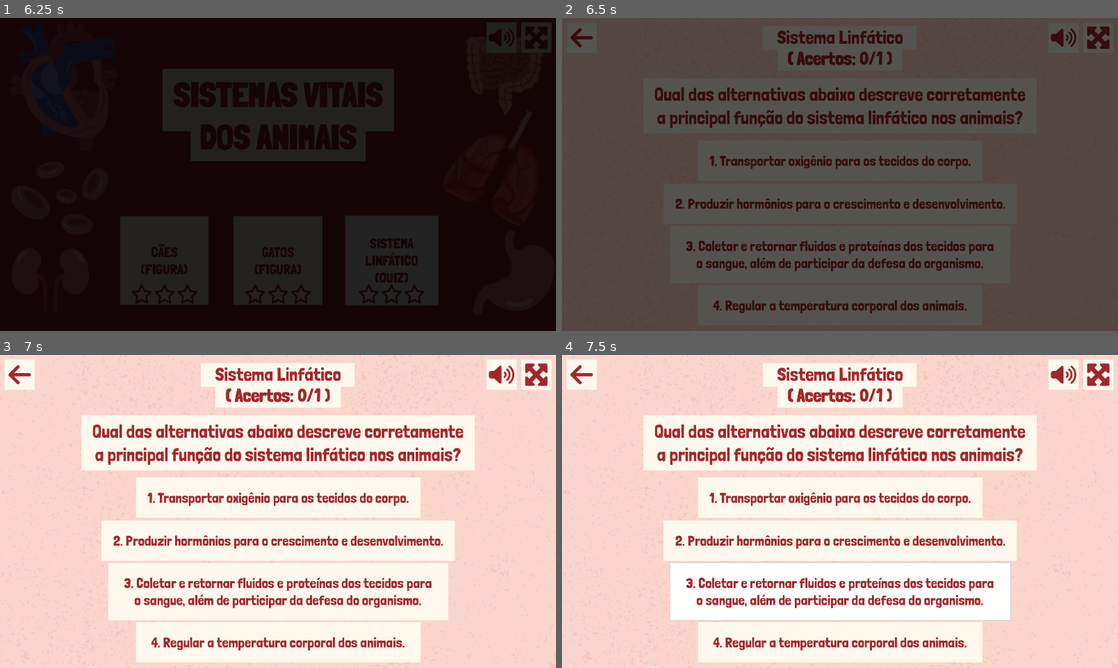
Above: before the commit, frames 1-4 (two rows, left to right).
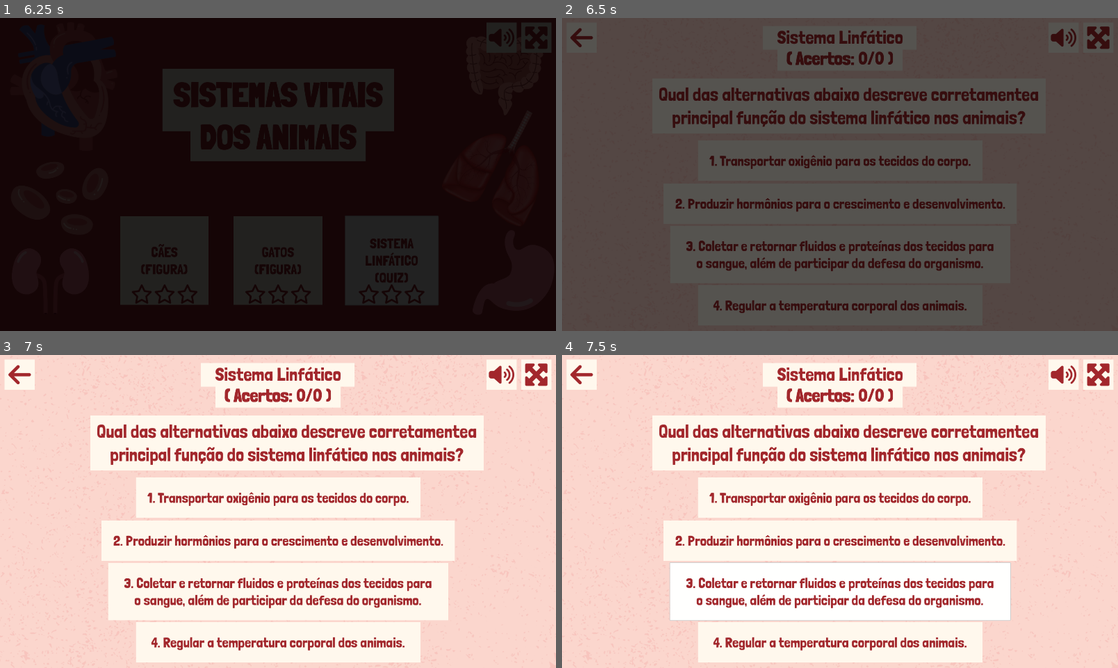
Above: after the commit, the same moments.

Repository: telmotrooper/vet-game
Game: Godot game, scene res://main.tscn
Two runs of this game, one before a commit and one after it. Both use one fixed random seed, a clock stepped at 60 frames per second and the inputs below.
Inputs (mouse positions are in pixels of both pictures, inside the frame that each line leads up to):
- Up to frame 1 (6.25 s): tap Enter at 0.5 s; click (533, 36) at 1.25 s; click "CÃES (FIGURA)" at 2 s; click (533, 36) at 2.75 s; click (533, 36) at 3.5 s; click (22, 36) at 4.25 s; click "GATOS (FIGURA)" at 5 s; click "SISTEMA LINFÁTICO (QUIZ)" at 5.75 s
- Up to frame 2 (6.5 s): no input
- Up to frame 3 (7 s): click "1. Transportar oxigênio para …" at 6.5 s
- Up to frame 4 (7.5 s): click "3. Coletar e retornar fluidos…" at 7.25 s

Frame 1 is identical in both runs. In frame 2, 2.9% of the frame differs, in the area x 16-86%, y 10-36%; in frame 3, 4.0%, in the area x 14-87%, y 10-37%; in frame 4, 4.0%.

Commit message:
working on quiz #2

Diff:
--- a/levels/lymphatic_system_level/lymphatic_system_level.tscn
+++ b/levels/lymphatic_system_level/lymphatic_system_level.tscn
@@ -87,29 +87,8 @@
 offset_top = -325.0
 offset_bottom = 325.0
 
-[node name="Questions" type="Control" parent="."]
+[node name="Question" type="Label" parent="."]
 unique_name_in_owner = true
-anchors_preset = 0
-offset_right = 40.0
-offset_bottom = 40.0
-mouse_filter = 2
-
-[node name="Question1" type="ColorRect" parent="Questions"]
-layout_mode = 1
-anchors_preset = 8
-anchor_left = 0.5
-anchor_top = 0.5
-anchor_right = 0.5
-anchor_bottom = 0.5
-offset_left = 261.0
-offset_top = 188.0
-offset_right = 1619.0
-offset_bottom = 378.0
-grow_horizontal = 2
-grow_vertical = 2
-color = Color(1, 0.972549, 0.929412, 1)
-
-[node name="QuestionText" type="Label" parent="Questions/Question1"]
 layout_mode = 1
 anchors_preset = 8
 anchor_left = 0.5
@@ -117,82 +96,89 @@
 anchor_right = 0.5
 anchor_bottom = 0.5
 offset_left = -641.0
-offset_top = -78.5
-offset_right = 641.0
-offset_bottom = 78.5
+offset_top = -315.0
+offset_right = 702.0
+offset_bottom = -158.0
 grow_horizontal = 2
 grow_vertical = 2
-text = "Qual das alternativas abaixo descreve corretamente
-a principal função do sistema linfático nos animais?"
+text = "Qual das alternativas abaixo descreve corretamente a principal função do sistema linfático nos animais?"
 label_settings = SubResource("LabelSettings_hcqab")
 horizontal_alignment = 1
-metadata/_edit_lock_ = true
+autowrap_mode = 2
 
-[node name="Answers" type="Control" parent="Questions/Question1"]
-anchors_preset = 0
-offset_left = -281.0
-offset_top = -208.0
-offset_right = -241.0
-offset_bottom = -168.0
-mouse_filter = 2
-
-[node name="Answer1" type="Button" parent="Questions/Question1/Answers"]
+[node name="Background" type="ColorRect" parent="Question"]
+show_behind_parent = true
 layout_mode = 1
 anchors_preset = 8
 anchor_left = 0.5
 anchor_top = 0.5
 anchor_right = 0.5
 anchor_bottom = 0.5
-offset_left = 448.5
-offset_top = 402.5
-offset_right = 1431.5
-offset_bottom = 541.5
+offset_left = -679.0
+offset_top = -95.0
+offset_right = 679.0
+offset_bottom = 95.0
 grow_horizontal = 2
 grow_vertical = 2
-text = "1. Transportar oxigênio para os tecidos do corpo."
+color = Color(1, 0.972549, 0.929412, 1)
 
-[node name="Answer2" type="Button" parent="Questions/Question1/Answers"]
+[node name="Answer1" type="Button" parent="."]
 layout_mode = 1
 anchors_preset = 8
 anchor_left = 0.5
 anchor_top = 0.5
 anchor_right = 0.5
 anchor_bottom = 0.5
-offset_left = 330.5
-offset_top = 551.0
-offset_right = 1550.5
-offset_bottom = 690.0
+offset_left = -491.5
+offset_top = -117.5
+offset_right = 491.5
+offset_bottom = 21.5
 grow_horizontal = 2
 grow_vertical = 2
-text = "2. Produzir hormônios para o crescimento e desenvolvimento."
+text = "1. Transportar oxigênio para os tecidos do corpo."
 
-[node name="Answer3" type="Button" parent="Questions/Question1/Answers"]
+[node name="Answer2" type="Button" parent="."]
 layout_mode = 1
 anchors_preset = 8
 anchor_left = 0.5
 anchor_top = 0.5
 anchor_right = 0.5
 anchor_bottom = 0.5
-offset_left = 353.0
-offset_top = 696.5
-offset_right = 1528.0
-offset_bottom = 894.5
+offset_left = -609.5
+offset_top = 31.0
+offset_right = 610.5
+offset_bottom = 170.0
 grow_horizontal = 2
 grow_vertical = 2
-text = "3. Coletar e retornar fluidos e proteínas dos tecidos para o sangue, além de participar da defesa do organismo."
-autowrap_mode = 2
+text = "2. Produzir hormônios para o crescimento e desenvolvimento."
 
-[node name="Answer4" type="Button" parent="Questions/Question1/Answers"]
+[node name="Answer3" type="Button" parent="."]
 layout_mode = 1
 anchors_preset = 8
 anchor_left = 0.5
 anchor_top = 0.5
 anchor_right = 0.5
 anchor_bottom = 0.5
-offset_left = 449.0
-offset_top = 902.0
-offset_right = 1432.0
-offset_bottom = 1041.0
+offset_left = -587.0
+offset_top = 176.5
+offset_right = 588.0
+offset_bottom = 374.5
+grow_horizontal = 2
+grow_vertical = 2
+text = "3. Coletar e retornar fluidos e proteínas dos tecidos para o sangue, além de participar da defesa do organismo."
+autowrap_mode = 2
+
+[node name="Answer4" type="Button" parent="."]
+layout_mode = 1
+anchors_preset = 8
+anchor_left = 0.5
+anchor_top = 0.5
+anchor_right = 0.5
+anchor_bottom = 0.5
+offset_left = -491.0
+offset_top = 382.0
+offset_right = 492.0
+offset_bottom = 521.0
 grow_horizontal = 2
 grow_vertical = 2
 text = "4. Regular a temperatura corporal dos animais."
--- a/levels/quiz_level.gd
+++ b/levels/quiz_level.gd
@@ -2,6 +2,7 @@
 
 @export var questions: Array[QuizQuestion]
 
+var current_question: QuizQuestion
 var question_counter: int
 var score := 0
 var mistakes := 0
@@ -9,17 +10,13 @@
 const base_text := "[center][b]( Acertos:[/b] %d/%d )[/center]"
 
 func _ready() -> void:
+	current_question = questions.pick_random()
+	%Question.text = current_question.text
+
 	%VictoryPanel.visible = false
 	%VictoryPanel.scale = Vector2.ZERO
-	for child in %Questions.get_children():
-		question_counter += 1
+
 	update_text()
-
-func _on_slot_filled() -> void:
-	score += 1
-	update_text()
-	if score == question_counter:
-		show_victory_panel()
 
 func update_text() -> void:
 	%Score.text = base_text % [score, question_counter]
